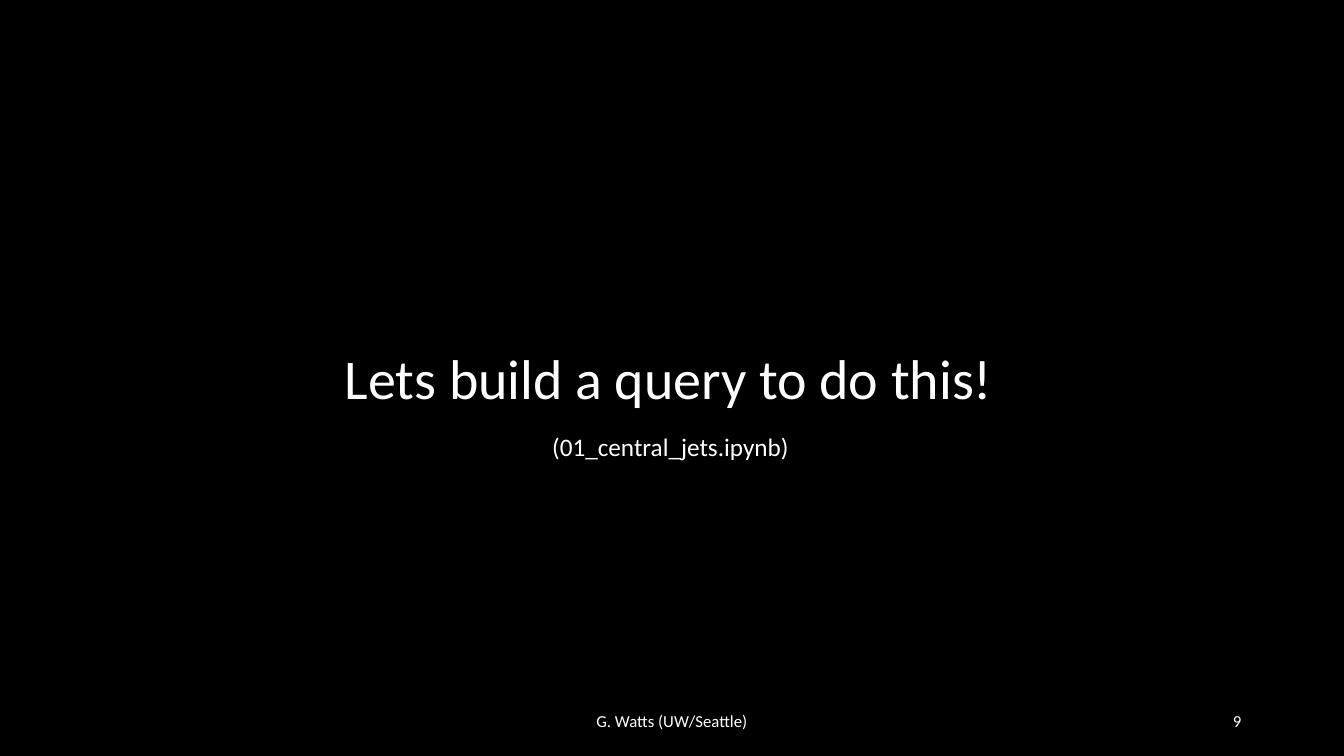
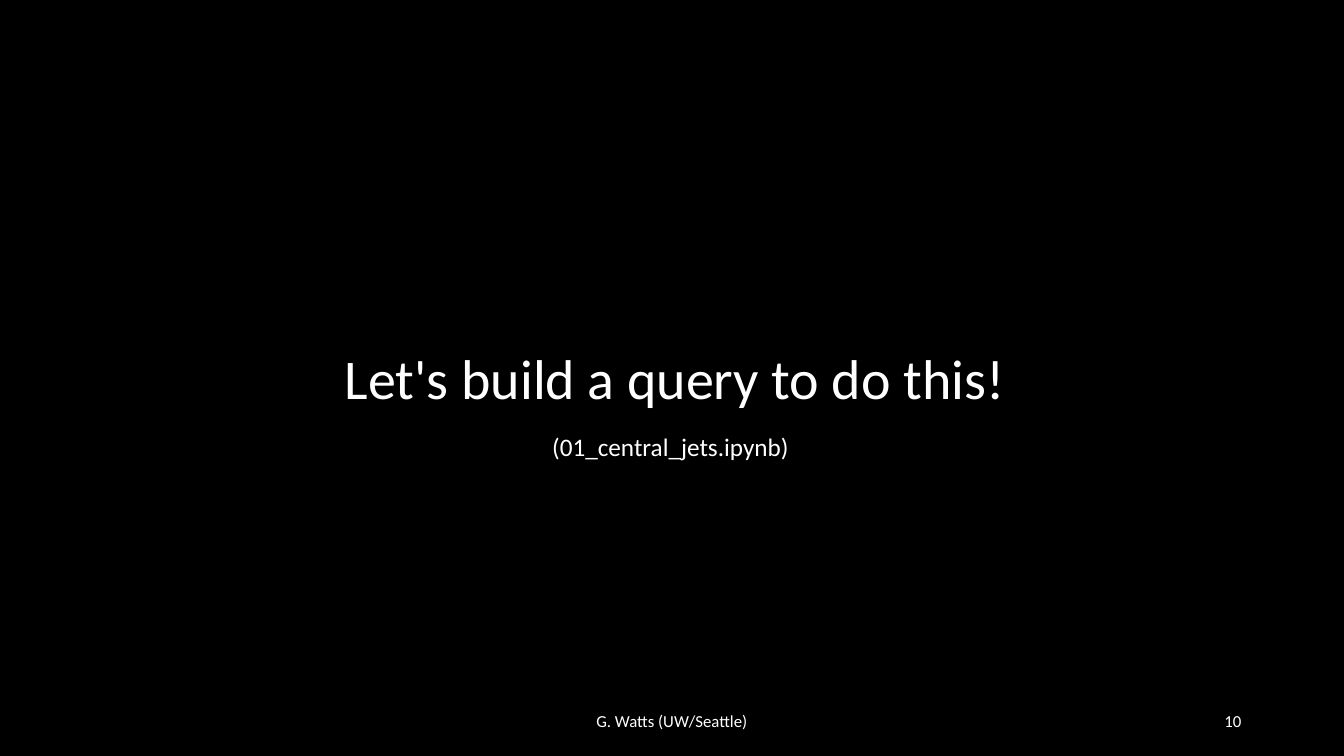
Before and after one commit to iris-hep/agc-workshop-2022-servicex, a slide deck: slide 10 of servicex.pptx (slide 9 before the commit). Drawn at 1344x756 pixels with LibreOffice and Linux fonts; fonts in the diff are those of the drawing. Boxes give left, top, right and bottom in pixels: in the first picture for what was removed or moved away, otherwise in the second. Text is boxed around its words. In the diff, an @@ line names an element or a change of style, - is before the commit and + after.

```diff
--- a/servicex.pptx
+++ b/servicex.pptx
@@ text at (345,360,1004,408): text changed @@
-Lets build a query to do this!
+Let's build a query to do this!
@@ page number at (1224,716,1241,727): text changed @@
-9
+10
```
Also in this commit, not shown: 10 slides added, 4 other files.
